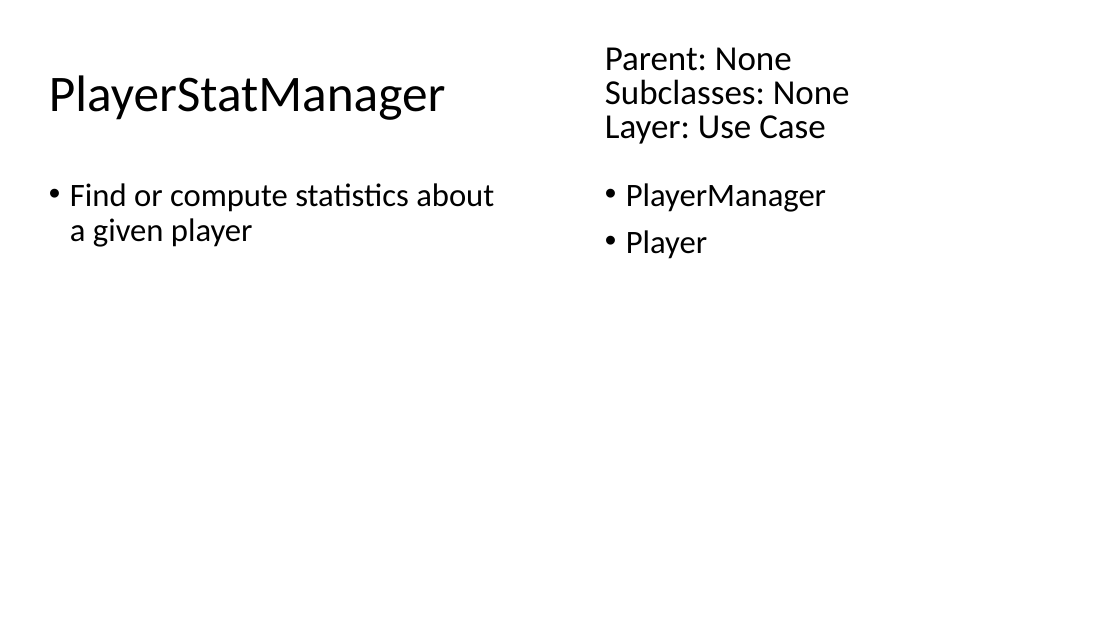
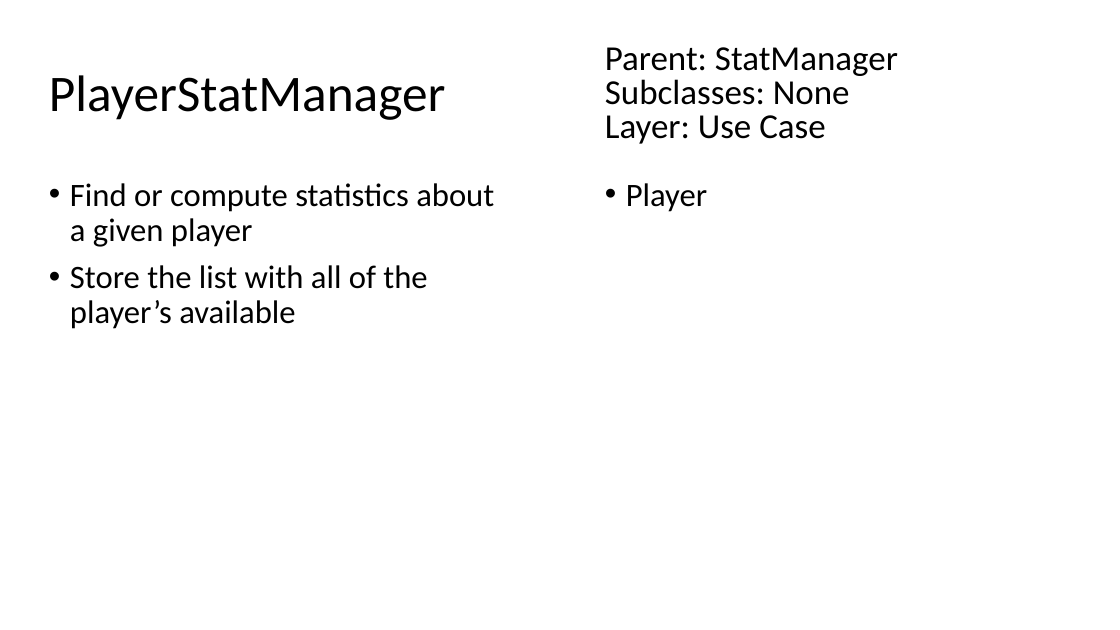
Before and after one commit to CSC207-UofT/course-project-sports-agents, a slide deck: slide 4 of IsaiahCRC.pptx (slide 6 before the commit). Drawn at 1120x630 pixels with LibreOffice and Linux fonts; fonts in the diff are those of the drawing. Boxes give left, top, right and bottom in pixels: in the first picture for what was removed or moved away, otherwise in the second. Text is boxed around its words. In the diff, an @@ line names an element or a change of style, - is before the commit and + after.

```diff
--- a/IsaiahCRC.pptx
+++ b/IsaiahCRC.pptx
@@ text at [605, 47, 898, 80]: text changed @@
-Parent: None
+Parent: StatManager
@@ text at [626, 183, 826, 212]: paragraph removed @@
-• PlayerManager
@@ text at [70, 265, 427, 329]: paragraph added @@
+• Store the list with all of the player’s available
```
Also in this commit, not shown: 7 other slides changed, 4 slides removed.
